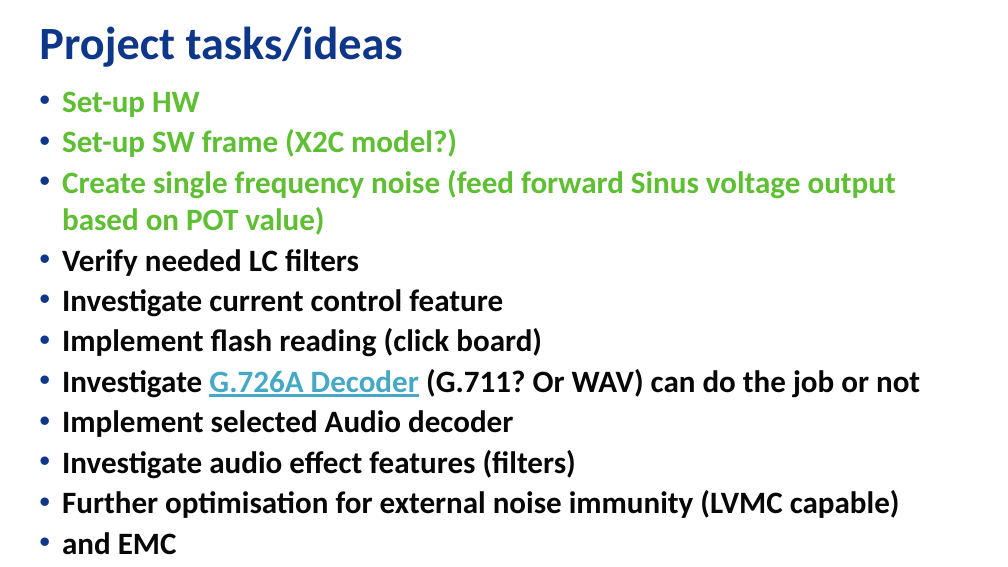
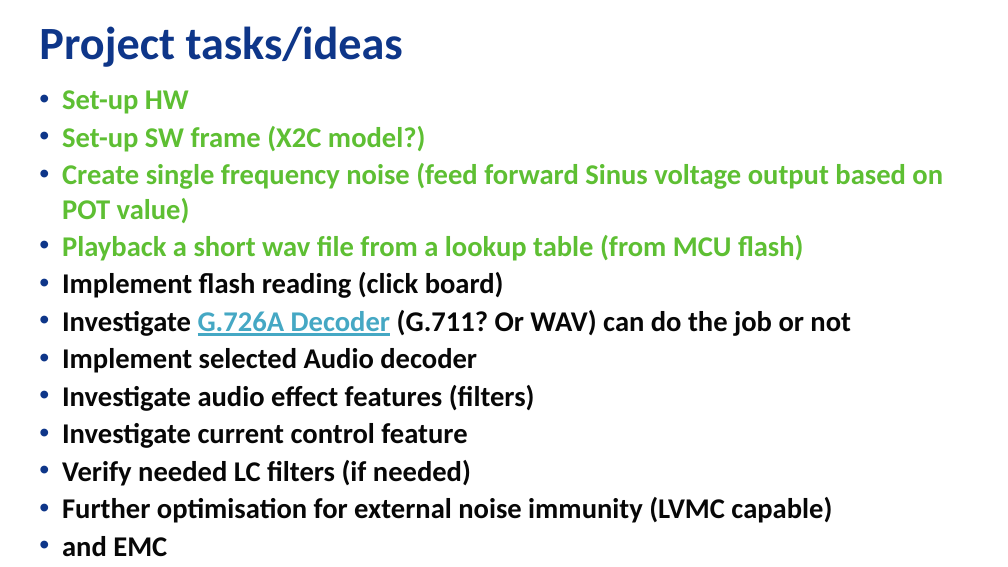
Before and after one commit to MarkWendler/sound_generator_dsPIC_X2C, a slide deck: slide 5 of doc/SoundGeneratorPoC.pptx (slide 3 before the commit). Drawn at 1008x567 pixels with LibreOffice and Linux fonts; fonts in the diff are those of the drawing; background and template pictures are left out. Boxes give left, top, right and bottom in pixels: in the first picture for what was removed or moved away, otherwise in the second. Text is boxed around its words. In the diff, an @@ line names an element or a change of style, - is before the commit and + after.

```diff
--- a/doc/SoundGeneratorPoC.pptx
+++ b/doc/SoundGeneratorPoC.pptx
@@ text at box(62, 90, 943, 523): size 29.6 to 27.2 pt in "Set-up HW", "Set-up SW frame (X2C model?)", "Create single frequency noise (feed forward Sinus ...", "Implement flash reading (click board)" and 6 more places @@
@@ text at box(62, 235, 804, 261): text changed; size 29.6 to 27.2 pt; text colour #070707 to #5EBF33 @@
-• Verify needed LC filters
-• Investigate current control feature
+• Playback a short wav file from a lookup table (from MCU flash)
@@ text at box(62, 423, 471, 486): paragraphs added @@
+• Investigate current control feature
+• Verify needed LC filters (if needed)
```
Also in this commit, not shown: 2 other slides changed, 3 slides added, 52 other files.
